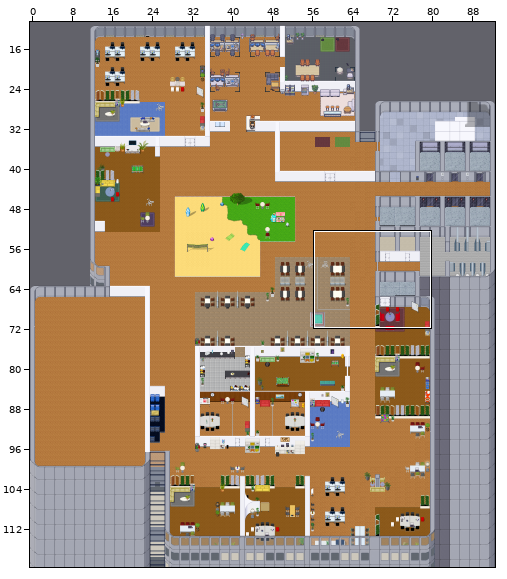
Tiled map (JSON), stored at maps/map.json. Above, an overview of the earlier version with the close-up marked.
Close-up. Earlier state:
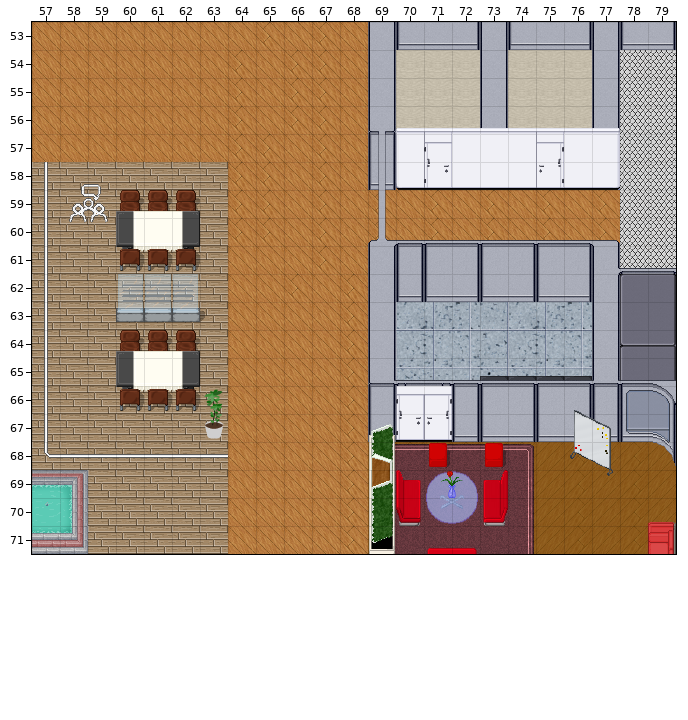
Cells are 32x32 px. Shown: x 57..79, y 53..71.
After the commit:
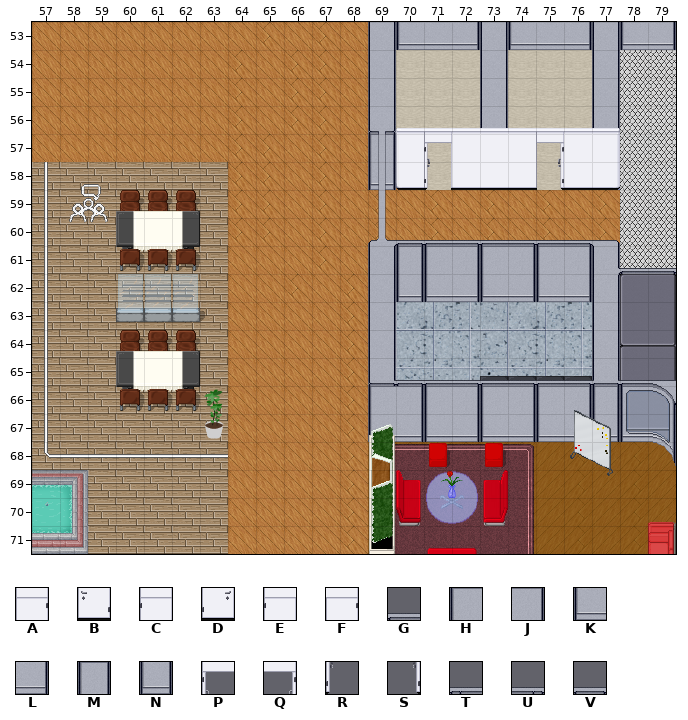
Key: from "Chunk 1": A 160, B 161, C 162, D 163, E 164, F 165, G 248, H 300, J 301, K 306, L 307, M 320, N 325, P 479, Q 480, R 481, S 482, T 1321, U 1322, V 1324.
_ is an empty cell.
Edits made:
Layer "doors/room12_closed" (removed):
y 57: x 71 C -> _; x 75 A -> _
y 58: x 71 D -> _; x 75 B -> _
y 66: x 70..71 EF -> __
y 67: x 70..71 DB -> __
Layer "walls":
y 66: x 69..72 M__M -> HJHJ
y 67: x 69..72 N__N -> KLKL
Layer "doors_top/room12_opened" (removed):
y 66: x 70..71 PQ -> __
y 67: x 70..71 RS -> __
Layer "top3":
y 65: x 70..71 TU -> VG
Boxes around the changes in both close-ups, in picture pixels (x1, y1, x2, y2):
removed: (426, 143, 451, 190)
removed: (537, 143, 562, 190)
changed: (384, 380, 480, 442)
